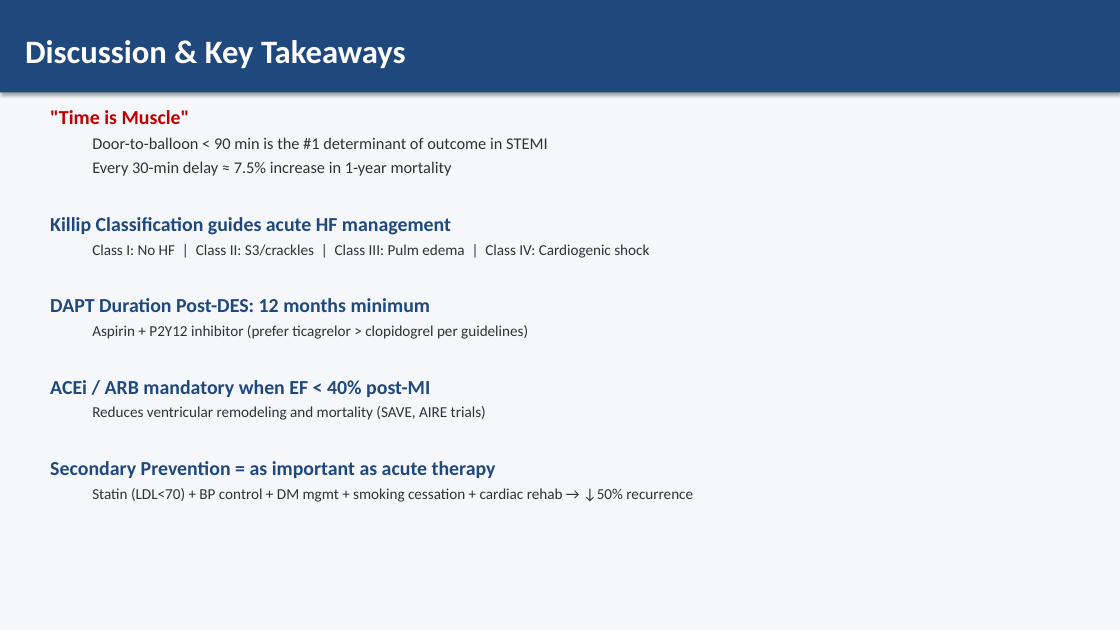
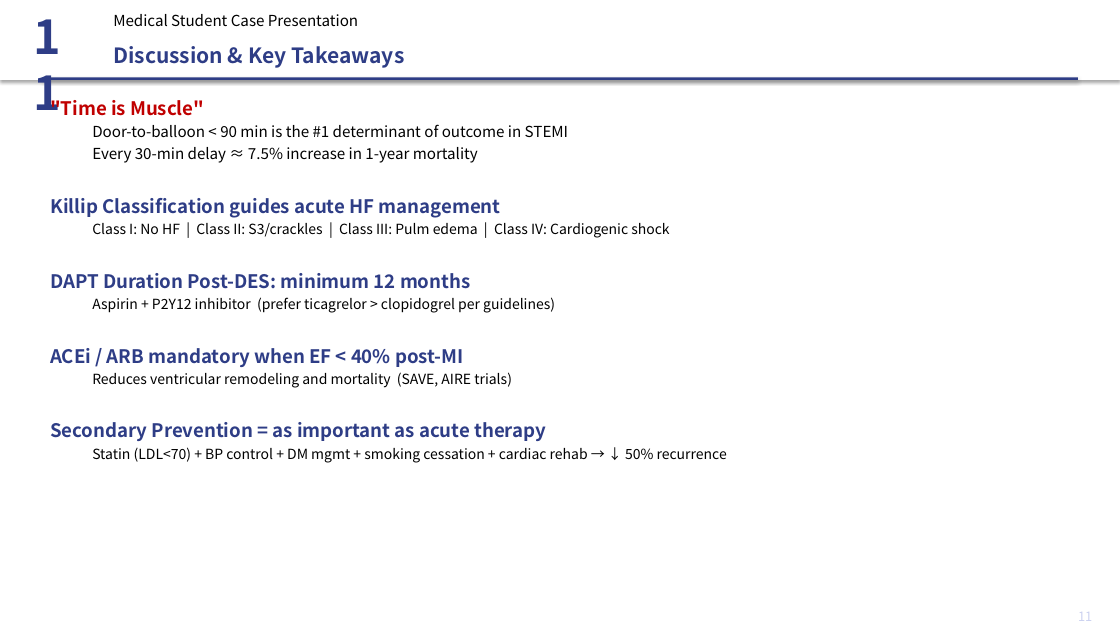
Before and after one commit to p16791918-lab/endo, a slide deck: slide 12 of case_MI.pptx. Drawn at 1120x630 pixels with LibreOffice and Linux fonts; fonts in the diff are those of the drawing. Boxes give left, top, right and bottom in pixels: in the first picture for what was removed or moved away, otherwise in the second. Text is boxed around its words. In the diff, an @@ line names an element or a change of style, - is before the commit and + after.

```diff
--- a/case_MI.pptx
+++ b/case_MI.pptx
@@ rectangle at (0,0,1120,630): fill #F5F7FA to #FFFFFF @@
@@ rectangle added at (0,0,1120,80), fill #FFFFFF @@
@@ text added at (25,4,92,76), 40 pt, text #2E3D86, bold @@
+11
@@ text added at (113,14,358,26), 13 pt, text #000000 @@
+Medical Student Case Presentation
@@ text "Discussion & Key Takeaways": place and size @@
-text "Discussion & Key Takeaways" at (0,0,1120,92)
+text "Discussion & Key Takeaways" at (113,46,404,68)
@@ text "Discussion & Key Takeaways" at (113,46,404,68): size 28 to 18 pt, font Calibri to Noto Sans CJK KR, text colour #FFFFFF to #2E3D86; vertical alignment middle to top; fill #1F497D to none; shadow off @@
@@ rectangle added at (42,77,1078,80), fill #2E3D86 @@
@@ text ""Time is Muscle"": place and size @@
-text ""Time is Muscle"" at (50,110,693,502)
+text ""Time is Muscle"" at (50,96,727,463)
@@ text at (50,96,669,441): size 17 to 16 pt in ""Time is Muscle"", "Killip Classification guides acute HF management", "ACEi / ARB mandatory when EF < ...", "Secondary Prevention = as important as acute ..."; font Calibri to Noto Sans CJK KR in ""Time is Muscle"", "Door-to-balloon < 90 min is the #1 ...", "Every 30-min delay ≈ 7.5% increase in ...", "Killip Classification guides acute HF management" and 5 more places; size 14 to 13 pt in "Door-to-balloon < 90 min is the #1 ...", "Every 30-min delay ≈ 7.5% increase in ..."; text colour #323232 to #000000 in "Door-to-balloon < 90 min is the #1 ...", "Every 30-min delay ≈ 7.5% increase in ...", "Class I: No HF | Class II: ...", "Aspirin + P2Y12 inhibitor (prefer ticagrelor > ..." and 1 more places; text colour #1F497D to #2E3D86 in "Killip Classification guides acute HF management", "ACEi / ARB mandatory when EF < ...", "Secondary Prevention = as important as acute ..."; size 13 to 12 pt in "Class I: No HF | Class II: ...", "Aspirin + P2Y12 inhibitor (prefer ticagrelor > ...", "Reduces ventricular remodeling and mortality (SAVE, AIRE ..."; less space between paragraphs @@
@@ text at (50,273,470,289): text changed; size 17 to 16 pt; font Calibri to Noto Sans CJK KR; text colour #1F497D to #2E3D86 @@
-DAPT Duration Post-DES: 12 months minimum
+DAPT Duration Post-DES: minimum 12 months
@@ text at (92,447,727,463): text changed; size 13 to 12 pt; font Calibri to Noto Sans CJK KR; text colour #323232 to #000000 @@
-  Statin (LDL<70) + BP control + DM mgmt + smoking cessation + cardiac rehab → ↓50% recurrence
+  Statin (LDL<70) + BP control + DM mgmt + smoking cessation + cardiac rehab → ↓ 50% recurrence
@@ text added at (1078,612,1092,621), 11 pt, text #CCD2F0 @@
+11
```
Also in this commit, not shown: 11 other slides changed, 1 other file.
